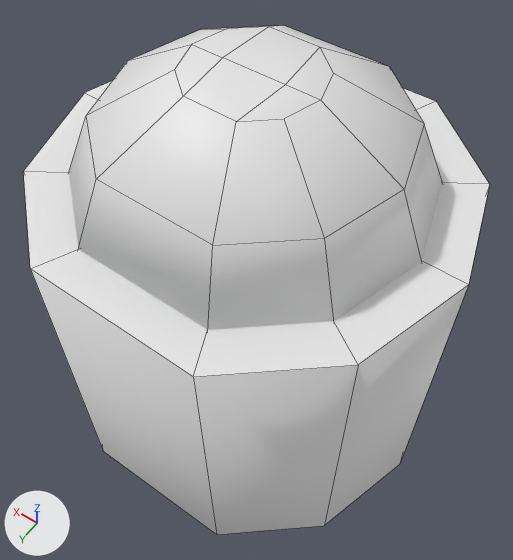
The OBJ model assets/buildings/furnace/furnace.obj: old version first, new version second.
Before and after are seen from a 50 mm lens placed at (-5.42, 7.53, 15.3), pointed at (-0.19, 0.2, 3.78). Lighting does not change. The marker at lower left points along +X, +Y and +Z. The first picture is the older version. Mesh edges are drawn as thin lines. Where no turn or scale is listed for an object, it has been applied to the vertices.

The first picture shows 'furnace', 'furnace_lid'.
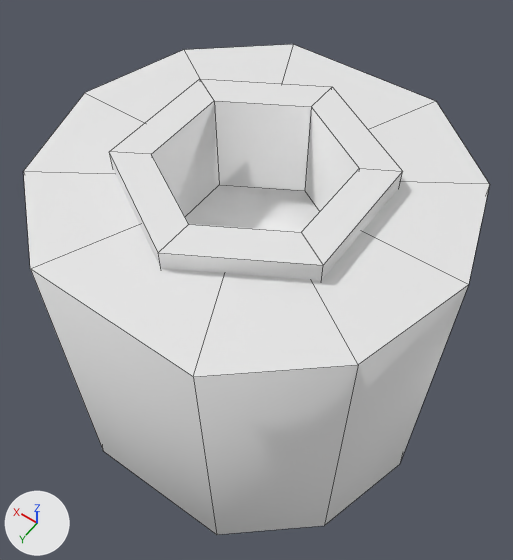
Edits to the scene script, one JSON object a line:
```json
{"op": "remove", "block": "ob_furnace_lid", "code": ["ob_furnace_lid = bpy.data.objects.new('furnace_lid', me_furnace_lid)", "ob_furnace_lid.location = (0.0, 0.0, 0.0)"]}
```

What differs and where, as boxes (x1, y1, x2, y2) in the pictures (513 x 560 px):
```json
{"object": "furnace_lid", "change": "deleted", "before": [69, 25, 443, 330]}
```
